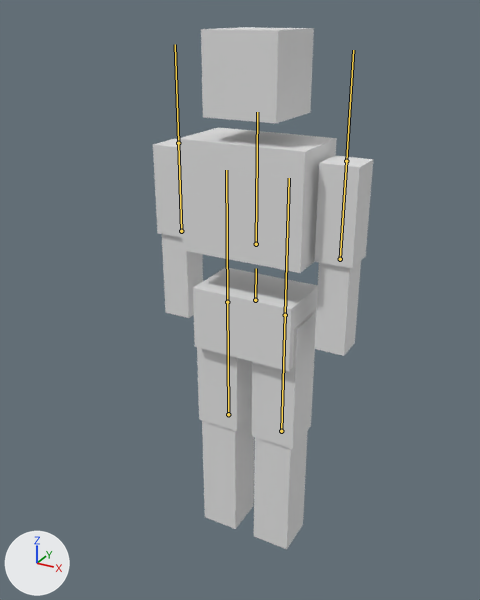
Renders of the glTF model examples/reference_game/assets/models/character.glb from each side of a commit.
Before and after are seen from a 50 mm lens placed at (0.947, -1.832, 1.855), pointed at (-0.015, -0.084, 0.981). Lighting does not change. The marker at lower left points along +X, +Y and +Z. The older version comes first. The bones that change, and the others that lie on the model, are drawn over the model as lines.

Names of what the first picture shows: 'Body'.
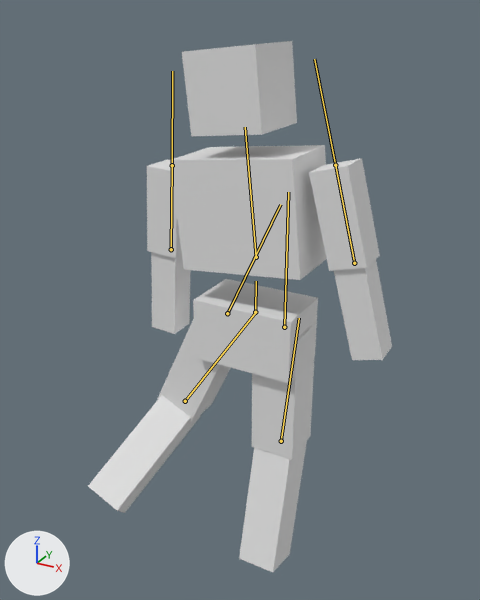
The newer file adds an action. The first version stands in its rest pose; the second is drawn at frame 4 of the action 'run_left'.

The change in detail:
Bone 'hips' (bone_hips) moves from (0.0, 0.0, 0.0) to (0.0, -0.044, 0.0).
Bone 'spine' (bone_spine) turns from (0, 0, 0) to (0, 0, 6) degrees about its own x, y and z.
Bone 'upperarm_l' (bone_upperarm_l) turns from (0, 0, 0) to (0, 0, 9) degrees about its own x, y and z.
Bone 'upperarm_r' (bone_upperarm_r) turns from (0, 0, 0) to (0, 0, -9) degrees about its own x, y and z.
Bone 'shin_l' (bone_shin_l) turns from (0, 0, 0) to (-15, 0, 0) degrees about its own x, y and z.
Bone 'thigh_r' (bone_thigh_r) turns from (0, 0, 0) to (0, 0, -25) degrees about its own x, y and z.
Bone 'shin_r' (bone_shin_r) turns from (0, 0, 0) to (-51, 0, 0) degrees about its own x, y and z.

Boxes [x1, y1, x2, y2] around the edits, measured in the pictures (480 x 600 px):
'Body', posed (38% wider)
    before: [153, 27, 373, 549]
    after: [88, 41, 392, 572]
bone 'hips', root to tip
    before: (255, 300) to (256, 268)
    after: (255, 312) to (256, 281)
bone 'spine', root to tip
    before: (256, 244) to (257, 112)
    after: (256, 257) to (245, 127)
bone 'upperarm_l', root to tip
    before: (346, 161) to (353, 50)
    after: (335, 165) to (314, 59)
bone 'upperarm_r', root to tip
    before: (178, 143) to (175, 44)
    after: (172, 165) to (172, 71)
bone 'shin_l', root to tip
    before: (281, 431) to (285, 315)
    after: (281, 441) to (299, 318)
bone 'thigh_r', root to tip
    before: (227, 302) to (226, 170)
    after: (227, 313) to (280, 204)
bone 'shin_r', root to tip
    before: (228, 414) to (227, 302)
    after: (185, 401) to (256, 312)
